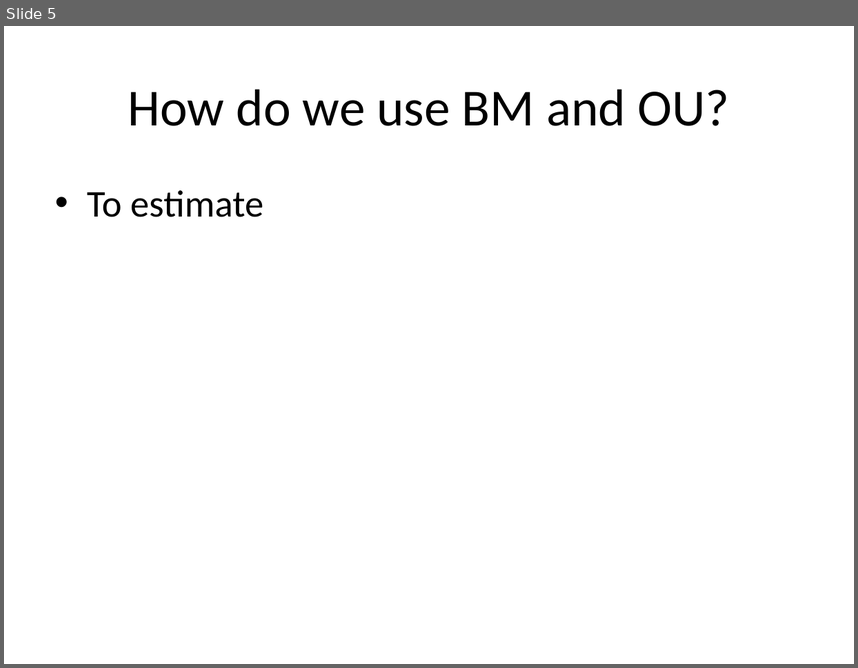
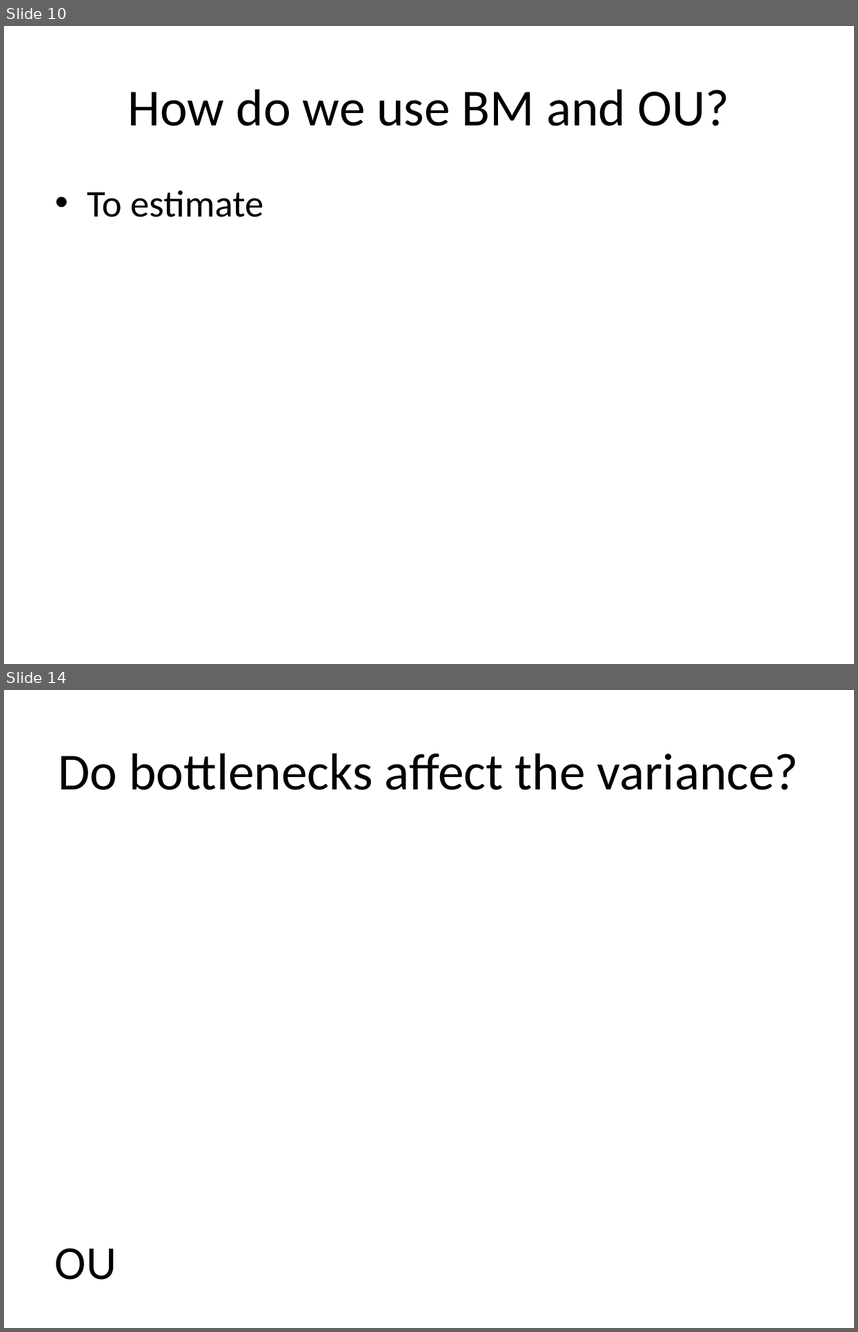
Before and after one commit to jonchang/brownian-bottlenecks, a slide deck: bottleneck_pres.pptx. Shown one above the other, each under a label of ours: slide 5 before the commit, slides 10 and 14 after it; the slides between them are not shown. The pictures are 858x668 and 858x1332 pixels, drawn with LibreOffice and Linux fonts; fonts in the diff are those of the drawing. Boxes give left, top, right and bottom in pixels: in the first picture for what was removed or moved away, otherwise in the second. Text is boxed around its words. In the diff, an @@ line names an element or a change of style, - is before the commit and + after.

```diff
--- a/bottleneck_pres.pptx
+++ b/bottleneck_pres.pptx
@@ slide 14 added at box(4, 690, 854, 1328), background #FFFFFF @@
@@ title added at box(58, 753, 799, 790), 44 pt, text #000000 @@
+Do bottlenecks affect the variance?
@@ text added at box(55, 1248, 116, 1279), 40 pt, text #000000 @@
+OU
@@ what was slide 5 is now slide 10 @@
```
Also in this commit, not shown: 3 slides changed, 11 other slides added, 2 slides removed.
